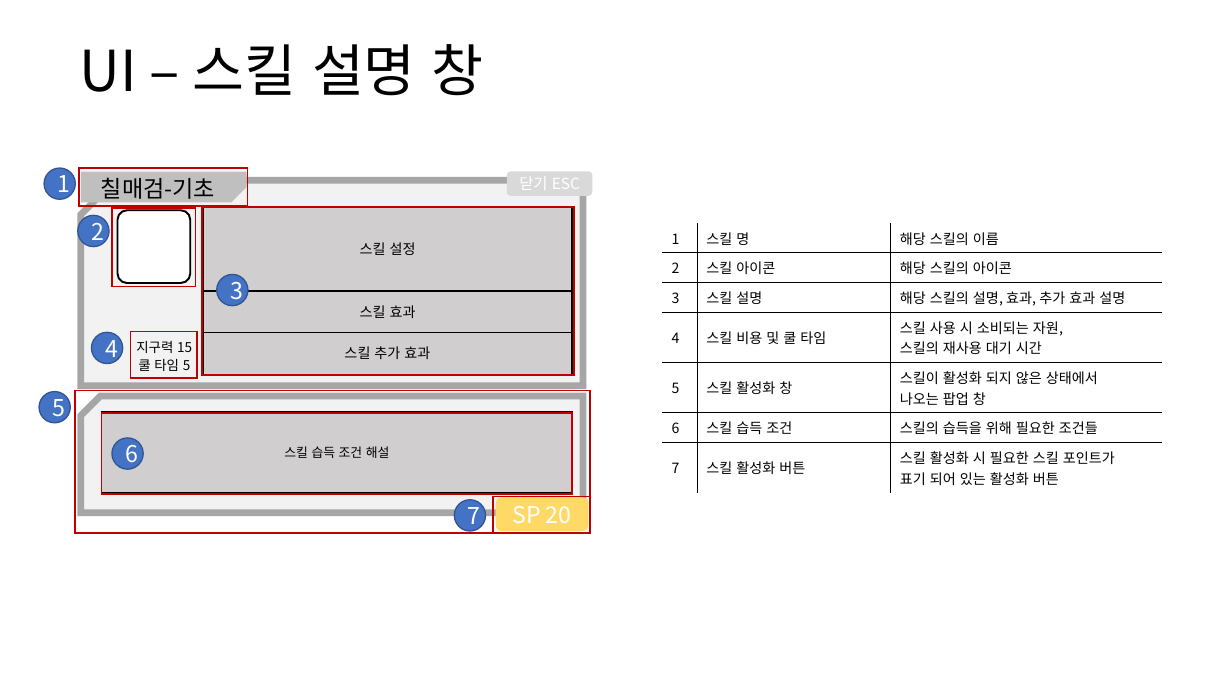
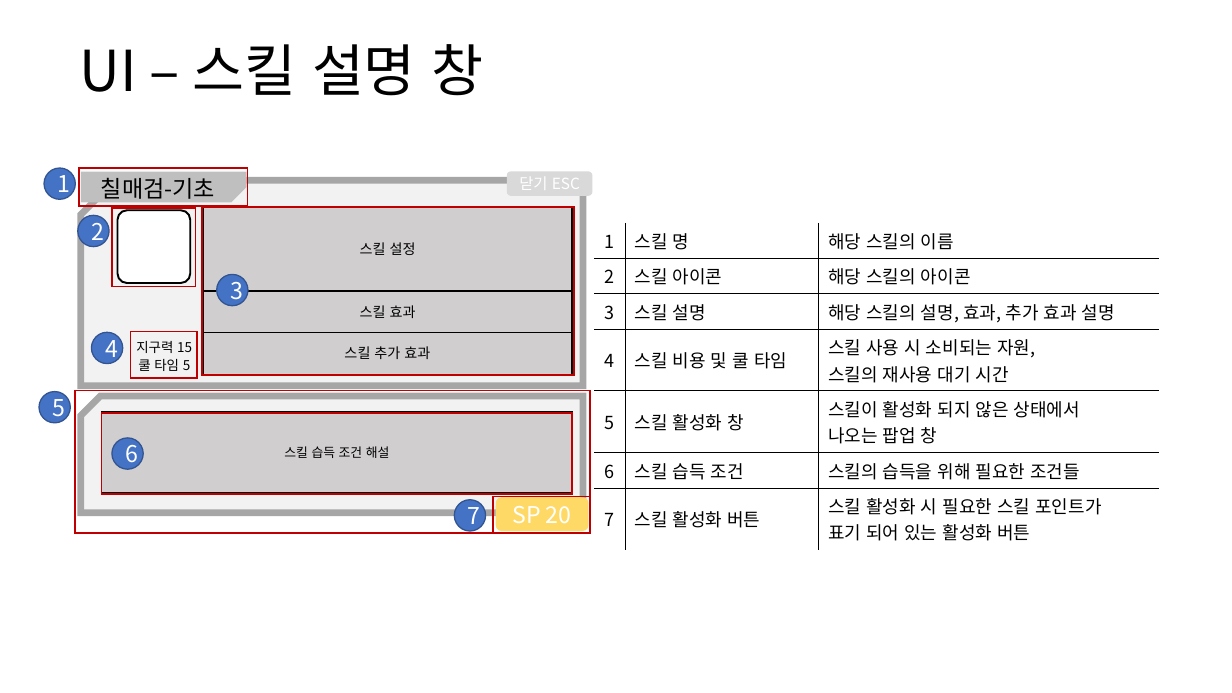
Before and after one commit to yjk0401/unityenginebasic_9th, a slide deck: slide 10 of 기획/방랑엽사전/스킬 시스템 기획서.pptx. Drawn at 1232x693 pixels with LibreOffice and Linux fonts; fonts in the diff are those of the drawing. Boxes give left, top, right and bottom in pixels: in the first picture for what was removed or moved away, otherwise in the second. Text is boxed around its words. In the diff, an @@ line names an element or a change of style, - is before the commit and + after.

```diff
--- a/기획/방랑엽사전/스킬 시스템 기획서.pptx
+++ b/기획/방랑엽사전/스킬 시스템 기획서.pptx
@@ table at <box>594,223,1159,545</box> @@
@@ size 11 to 14 pt @@
@@ alignment left to centre @@
@@ table: place and size @@
-table at <box>663,223,1162,489</box>
+table at <box>594,223,1159,545</box>
```
Also in this commit, not shown: 15 other slides changed, 12 other files.
